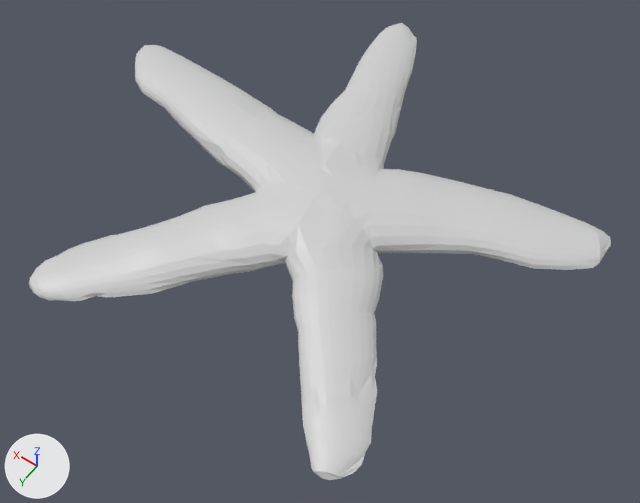
An edit to the COLLADA model uwsim_models/uwsim_stationary_models/fishtank_starfish.dae, drawn before and after from the same camera.
Before and after are seen from a 50 mm camera at (-100.5, 96.8, -15.4) aimed at (-73.9, 59.5, -73.8). The axes (+X, +Y, +Z) are drawn at lower left. The lights are the same throughout. Where no turn or scale is listed for an object, it has been applied to the vertices.

Names of what the first picture shows: 'Starfish_002'.
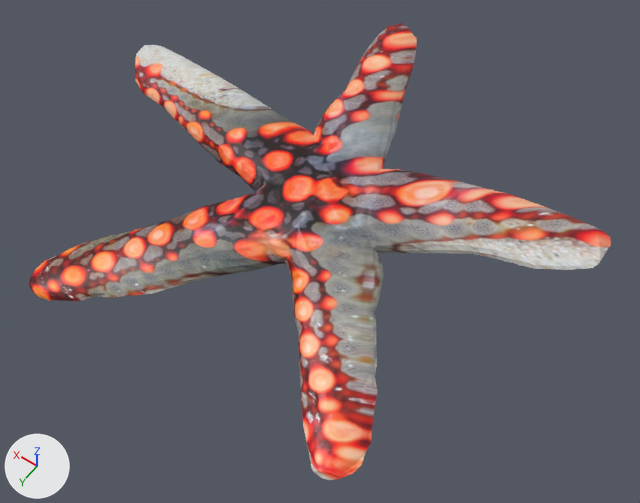
The newer file is also turned or shifted as a whole; pictures and numbers use the older file's frame.

Where the change shows, as pixel boxes (x1, y1, x2, y2) in the pictures (640 x 503 px):
'Starfish_002', surface changed
    both: (29, 23, 611, 480)

The change in detail:
Picture 'starfish_sea_africa.jpg' (img_starfish_sea_africa_jpg) is new.
In material 'Material_007_001' (mat_material_007_001), base_color is no longer (0.64, 0.64, 0.64), light grey #d1d1d1.
In material 'Material_007_001' (mat_material_007_001), texture is now set to img_starfish_sea_africa_jpg.
